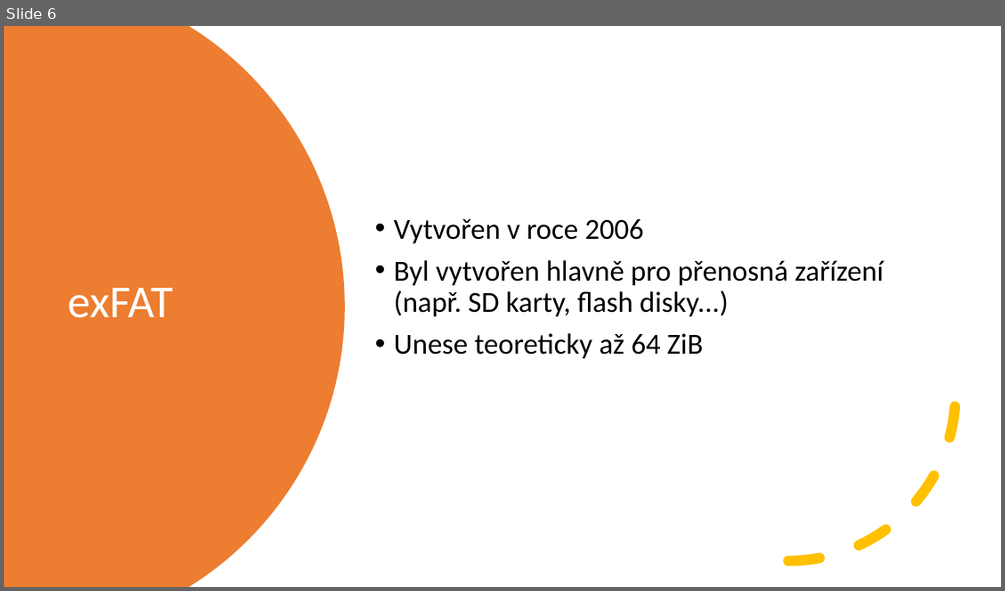
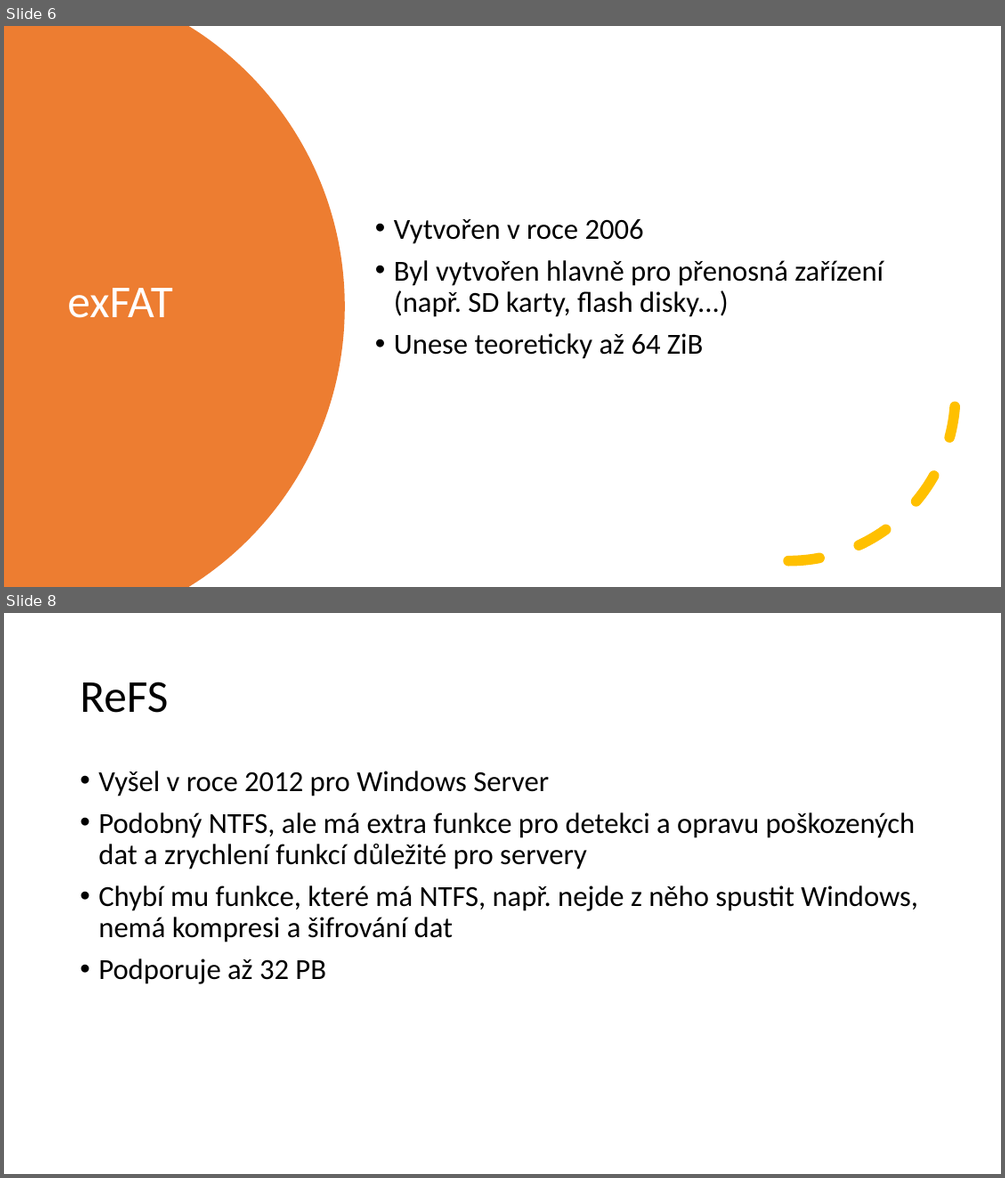
Before and after one commit to horvos/souborovesystemy, a slide deck: horvath.pptx. Shown one above the other, each under a label of ours: slide 6 before the commit, slides 6 and 8 after it; the slides between them are not shown. The pictures are 1005x591 and 1005x1178 pixels, drawn with LibreOffice and Linux fonts; fonts in the diff are those of the drawing. Boxes give left, top, right and bottom in pixels: in the first picture for what was removed or moved away, otherwise in the second. Text is boxed around its words. In the diff, an @@ line names an element or a change of style, - is before the commit and + after.

```diff
--- a/horvath.pptx
+++ b/horvath.pptx
@@ slide 8 added at [4, 613, 1001, 1174], background #FFFFFF @@
@@ title added at [80, 682, 168, 713], 44 pt, text #000000 @@
+ReFS
@@ text added at [98, 771, 918, 984], 28 pt, text #000000 @@
+• Vyšel v roce 2012 pro Windows Server
+• Podobný NTFS, ale má extra funkce pro detekci a opravu poškozených dat a zrychlení funkcí důležité pro servery
+• Chybí mu funkce, které má NTFS, např. nejde z něho spustit Windows, nemá kompresi a šifrování dat
+• Podporuje až 32 PB
```
Also in this commit, not shown: 4 slides changed.
